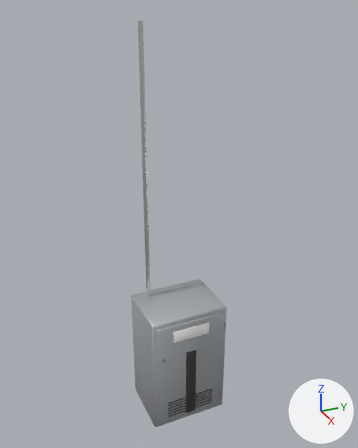
Before and after pictures for a commit that changed the FBX model project/Assets/Models/HQ/CoreAnte/CoreAnte_Breaker.fbx.
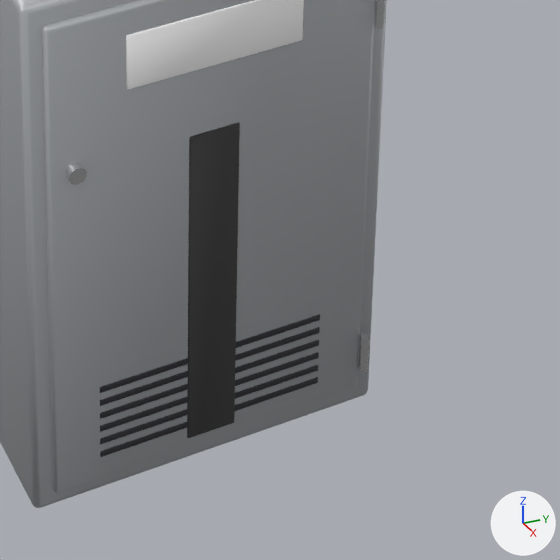
Old and new are each drawn whole from a 50 mm lens placed at (2.351, -1.088, 3.498), pointed at (-0.111, 0.02, 2.267) and again close up on the part from 41% to 73% of the width and 73% to 98% of the height. The lights are fixed; the arrows at lower right show +X, +Y and +Z. The older version's two pictures come first. Where no turn or scale is listed for an object, it has been applied to the vertices. Vertices at exactly the same position are counted once.

In view in the first close-up: 'CoreAnte_Breaker'.
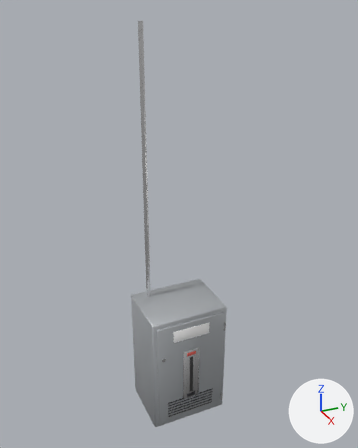
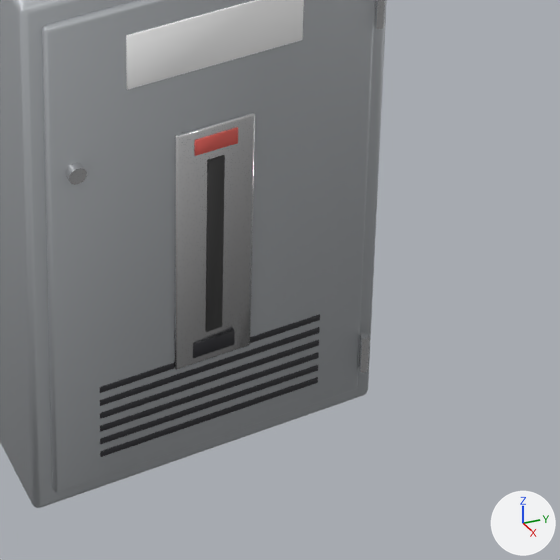
Where the change shows, as pixel boxes (x1, y1, x2, y2) in the close-ups (560 x 560 px):
part 1 of me_coreante_breaker, added
    after: (205, 155, 225, 332)
part 2 of me_coreante_breaker, built on
    before: (191, 122, 240, 138)
    after: (174, 112, 255, 369)
part 3 of me_coreante_breaker, recoloured
    before: (187, 124, 240, 438)
    after: (194, 129, 238, 156)

The change, as a list of edits to the scene's bpy script:
```text
Add mat_can_leverred:
    mat_can_leverred = principled_material('CAN_LeverRed')
    mat_can_leverred.base_color = (0.75, 0.12, 0.1)  # red #e16159
    mat_can_leverred.roughness = 0.45
Change me_coreante_breaker:
    used by ob_coreante_breaker; location = (0.0, 0.0, 0.0)
    remove me_coreante_breaker.from_pydata(...)  # 1056 vertices, 1046 faces; spans x -0.28..0.13, y -0.25..0.25, z 0.95..3.39
    add me_coreante_breaker.from_pydata(...)  # 1344 vertices, 1340 faces; spans x -0.28..0.13, y -0.25..0.25, z 0.95..3.39
    me_coreante_breaker part 1: the loose piece of 96 vertices spanning x 0.11..0.12, y -0.22..0.23, z 0.98..1.72 is copied, and the copy is scaled about its middle by (0.333, 0.0496, 0.379), then moved by (0.01, 0.0, -0.03), in mat_can_rubber (dark grey #383838); it spans x 0.12..0.13, y -0.01..0.01, z 1.18..1.46
    me_coreante_breaker part 2
    37 faces are deleted
    23 vertices in x 0.12, y -0.03..0.03, z 1.0 move by (0.01, 0.0, 0.47)
    19 vertices in x 0.12, y -0.03..0.03, z 1.0 move by (0.0, 0.0, 0.47)
    5 vertices in x 0.12, y 0.03..0.04, z 1.0 move by (0.0, 0.02, 0.13)
    5 vertices in x 0.12, y 0.03..0.04, z 1.5 move by (0.0, 0.02, 0.01)
    3 vertices in x 0.12, y -0.03, z 1.5 move by (0.01, 0.0, 0.0)
    24 vertices move from x 0.12, y -0.03..0.04, z 1.0..1.5 to x 0.12..0.13, y -0.05..0.03, z 1.47..1.51
    88 vertices are added at x 0.12..0.13, y -0.05..0.06, z 1.13..1.51
    8 new vertices lie (0.0, 0.0, -0.38) away from vertices in x 0.12, y -0.05..0.05, z 1.51
    98 new faces join them, mat_can_chrome (white #ededef)
    37 new faces join them, mat_can_leverred (red #e16159)
    me_coreante_breaker part 3: 61 faces spanning x 0.12..0.13, y -0.03..0.03, z 1.47..1.5 switch from mat_can_rubber (dark grey #383838) to mat_can_leverred (red #e16159)
    other edits to the shape of me_coreante_breaker do not show in these pictures
```
